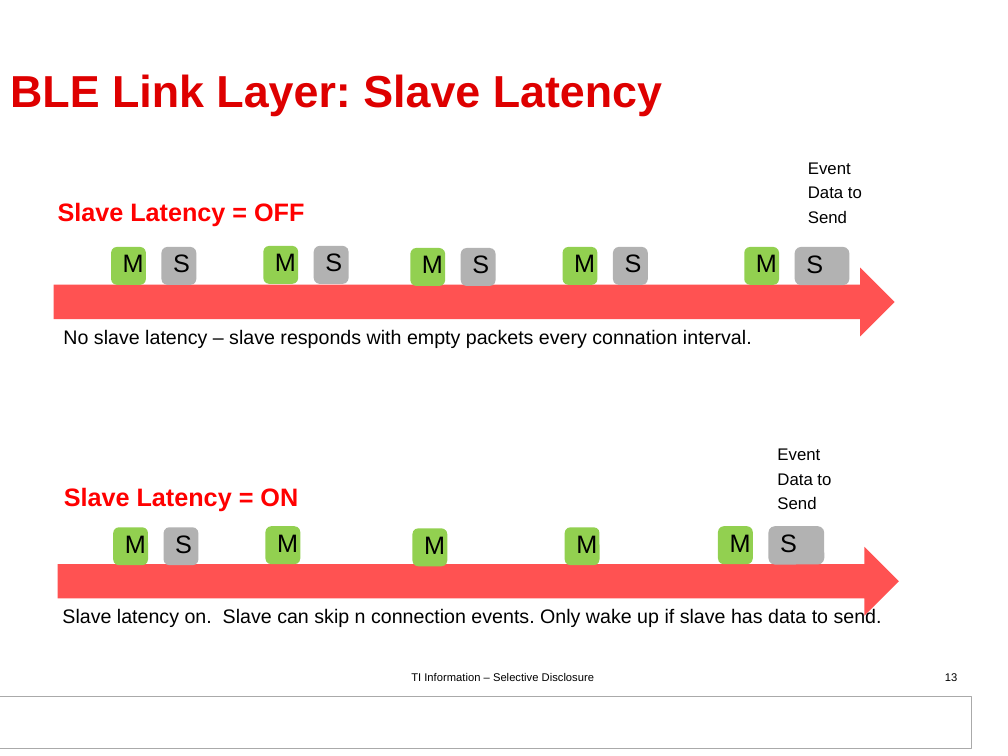
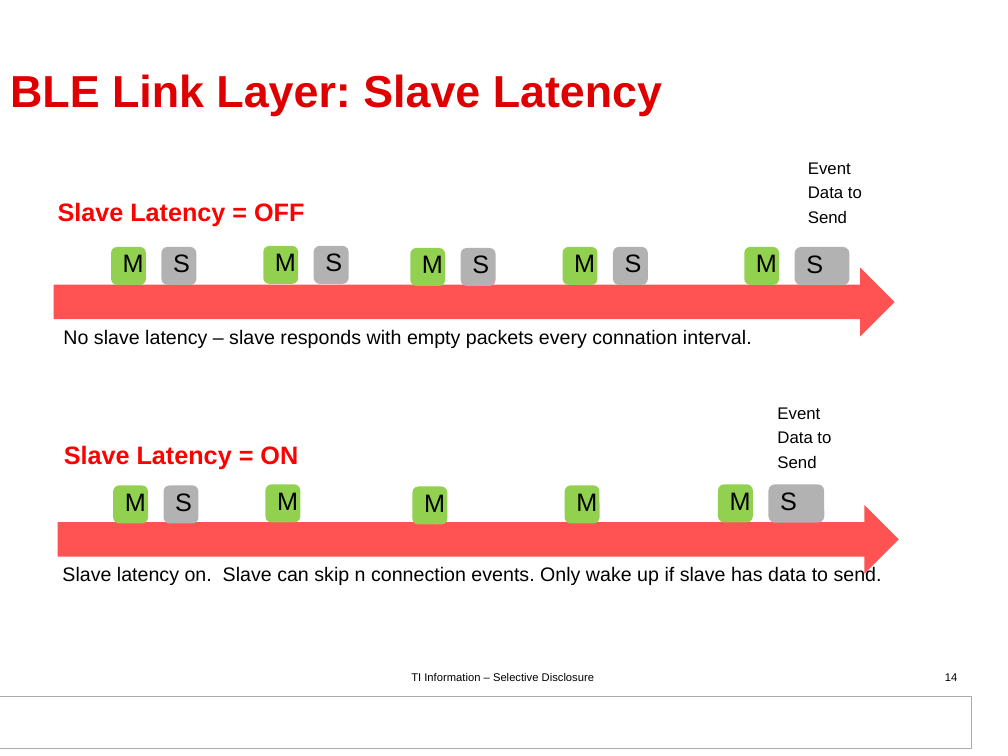
Before and after one commit to victor-zheng/BLE-Hand-Book, a slide deck: slide 14 of 低功耗蓝牙开发权威指南_Modify.pptx (slide 13 before the commit). Drawn at 1008x756 pixels with LibreOffice and Linux fonts; fonts in the diff are those of the drawing; background and template pictures are left out. Boxes give left, top, right and bottom in pixels: in the first picture for what was removed or moved away, otherwise in the second. Text is boxed around its words. In the diff, an @@ line names an element or a change of style, - is before the commit and + after.

```diff
--- a/低功耗蓝牙开发权威指南_Modify.pptx
+++ b/低功耗蓝牙开发权威指南_Modify.pptx
@@ 3 texts: place and size @@
-3 texts at (62,448,882,627)
+3 texts at (62,407,882,585)
@@ 7 rounded rectangles, 1 right arrow: place and size @@
-7 rounded rectangles, 1 right arrow at (57,526,898,616)
+7 rounded rectangles, 1 right arrow at (57,485,898,574)
@@ page number at (945,673,957,681): text changed @@
-13
+14
```
Also in this commit, not shown: 5 other slides changed, 1 slide added, 3 other files.
